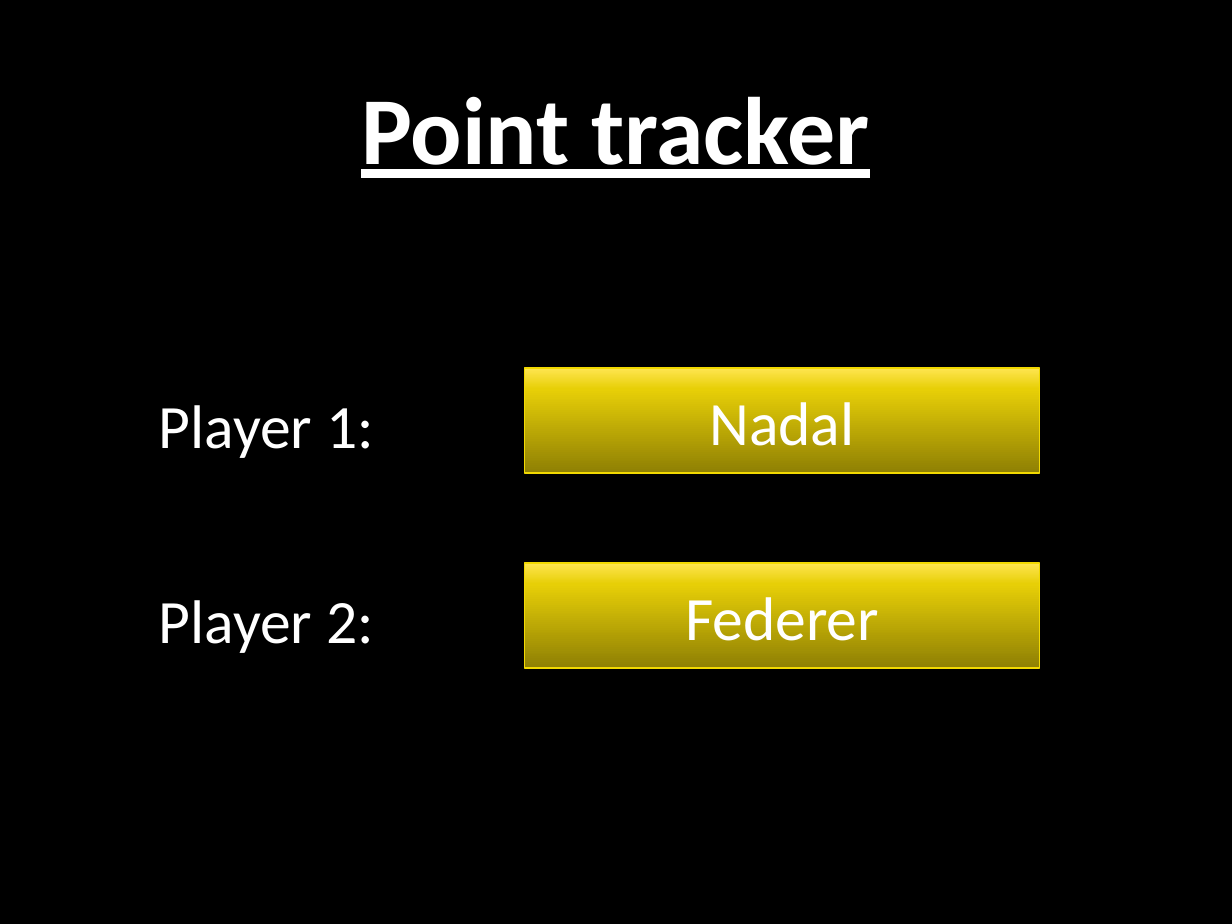
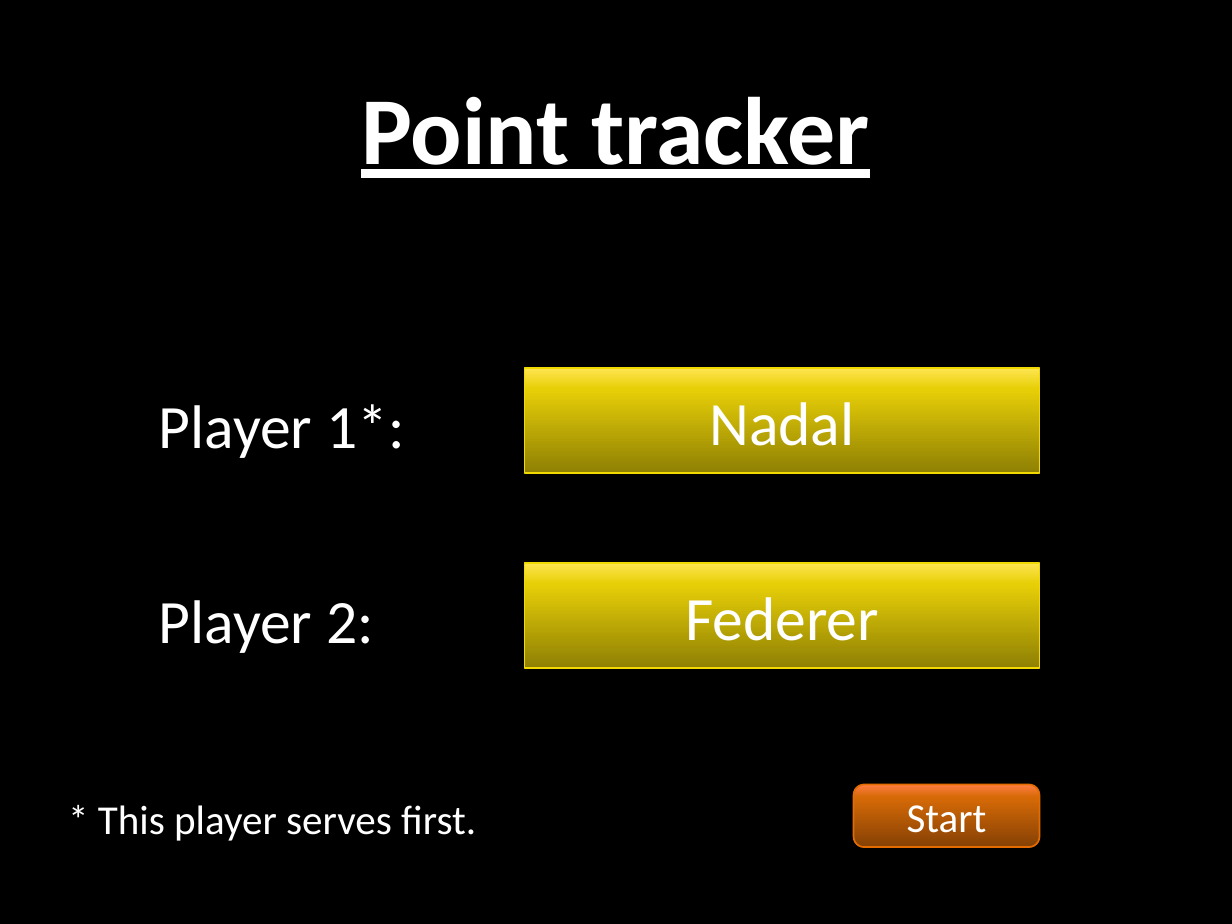
Before and after one commit to danieletramis/TennisMatchTracker, a slide deck: slide 3 of doc/design.pptx. Drawn at 1232x924 pixels with LibreOffice and Linux fonts; fonts in the diff are those of the drawing; background and template pictures are left out. Boxes give left, top, right and bottom in pixels: in the first picture for what was removed or moved away, otherwise in the second. Text is boxed around its words. In the diff, an @@ line names an element or a change of style, - is before the commit and + after.

Commit message:
Save points to database

```diff
--- a/doc/design.pptx
+++ b/doc/design.pptx
@@ text at <box>159,404,404,458</box>: text changed @@
-Player 1:
+Player 1*:
@@ text added at <box>98,805,476,841</box>, 24 pt, text #FFFFFF @@
+* This player serves first.
@@ rounded rectangle added at <box>854,785,1040,848</box>, fill gradient #864205 to #D86A08 to #FF7D44, outline #E26C02 1 pt, 24 pt, text #FFFFFF @@
+Start
```
Also in this commit, not shown: 18 other files.
